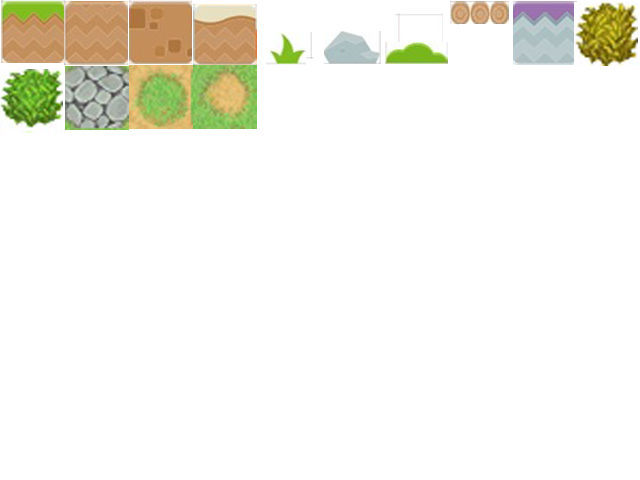
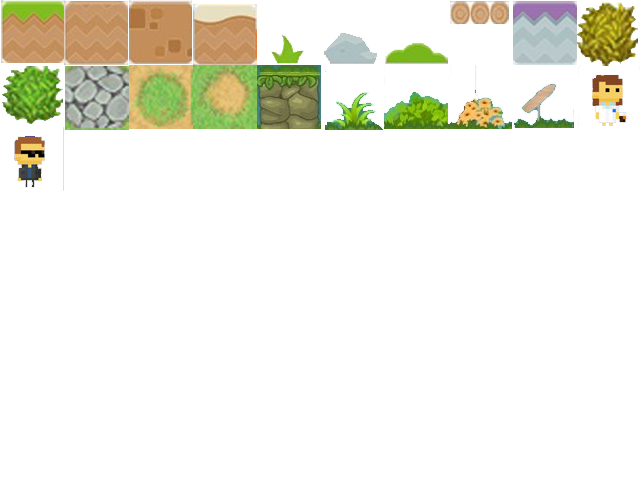
The second 640x480 image is a revision of the first. Changes to its layers:
added layer "Слой 19" above "Слой 18" over [513, 83, 574, 128]
added layer "Слой 18" above "Слой 17" over [448, 65, 512, 129]
added layer "Слой 17" above "Слой 16" over [384, 65, 448, 129]
added layer "Слой 16" above "Слой 15" over [325, 69, 384, 130]
added layer "Слой 15" above "Слой 14" over [257, 65, 321, 129]
painted on "Слой 11" over [0, 66, 63, 133]
painted on "Слой 10" over [574, 2, 638, 66]
added layer "Слой 21" above "Слой 20" over [1, 127, 64, 191]
added layer "Слой 20" above "Слой 7" over [578, 65, 640, 127]
painted on "Слой 7" over [385, 13, 448, 57]
painted on "Слой 6" over [324, 31, 381, 64]
painted on "Слой 5" over [266, 32, 314, 65]
